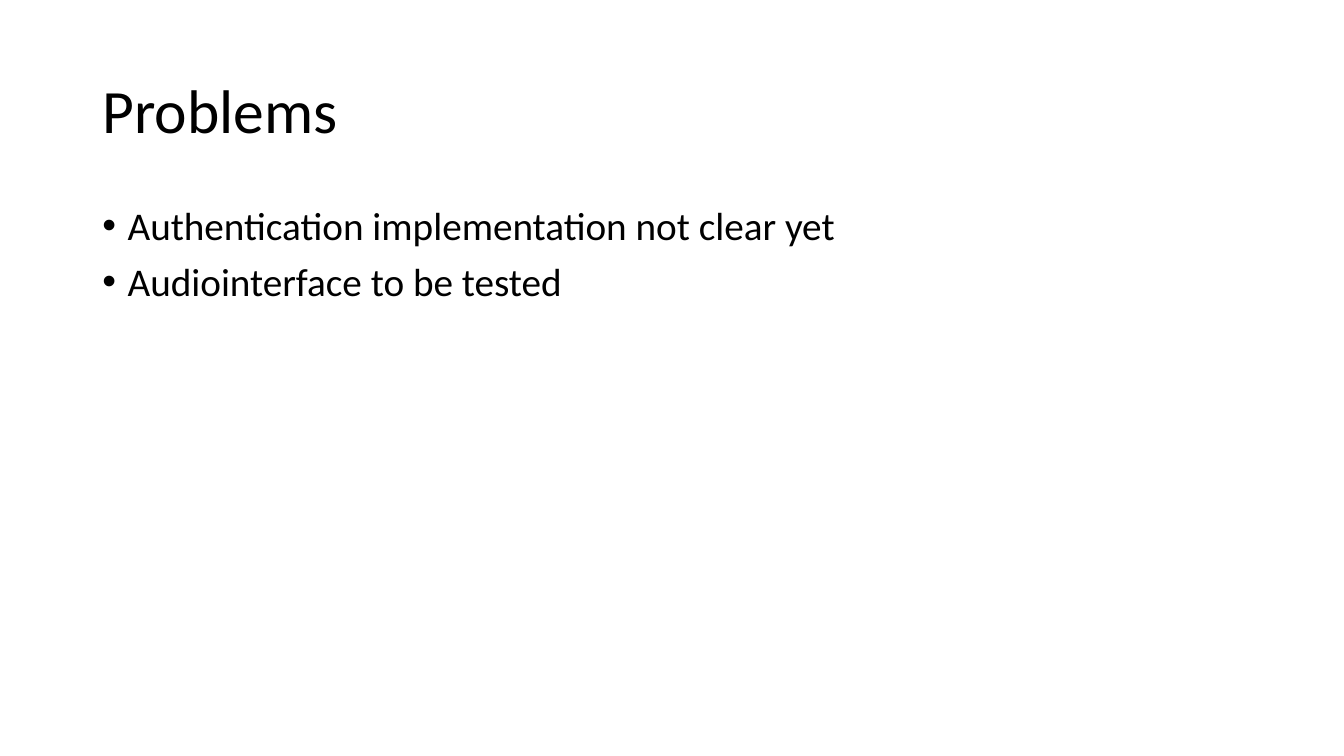
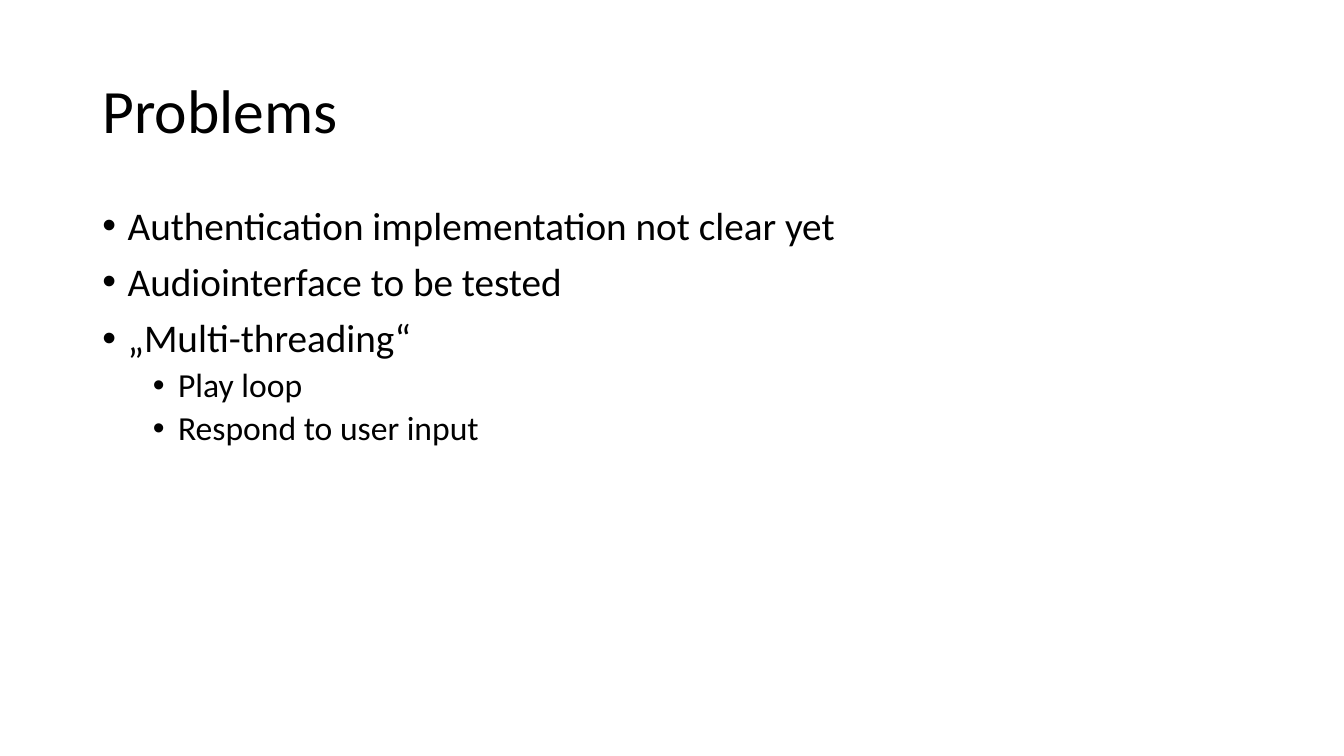
Before and after one commit to BenjHawk/drumBot, a slide deck: slide 6 of Projektpräsentation.pptx. Drawn at 1344x756 pixels with LibreOffice and Linux fonts; fonts in the diff are those of the drawing. Boxes give left, top, right and bottom in pixels: in the first picture for what was removed or moved away, otherwise in the second. Text is boxed around its words. In the diff, an @@ line names an element or a change of style, - is before the commit and + after.

Commit message:
added problem: multi-threading

```diff
--- a/Projektpräsentation.pptx
+++ b/Projektpräsentation.pptx
@@ text at bbox=[128, 324, 479, 446]: paragraphs added @@
+• „Multi-threading“
+  • Play loop
+  • Respond to user input
```
